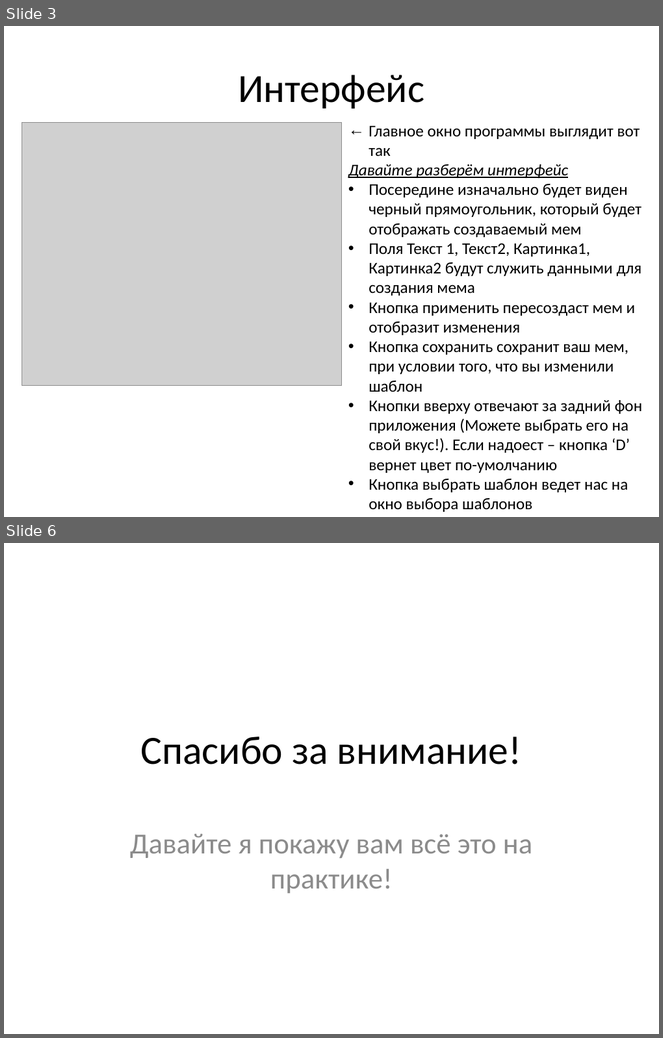
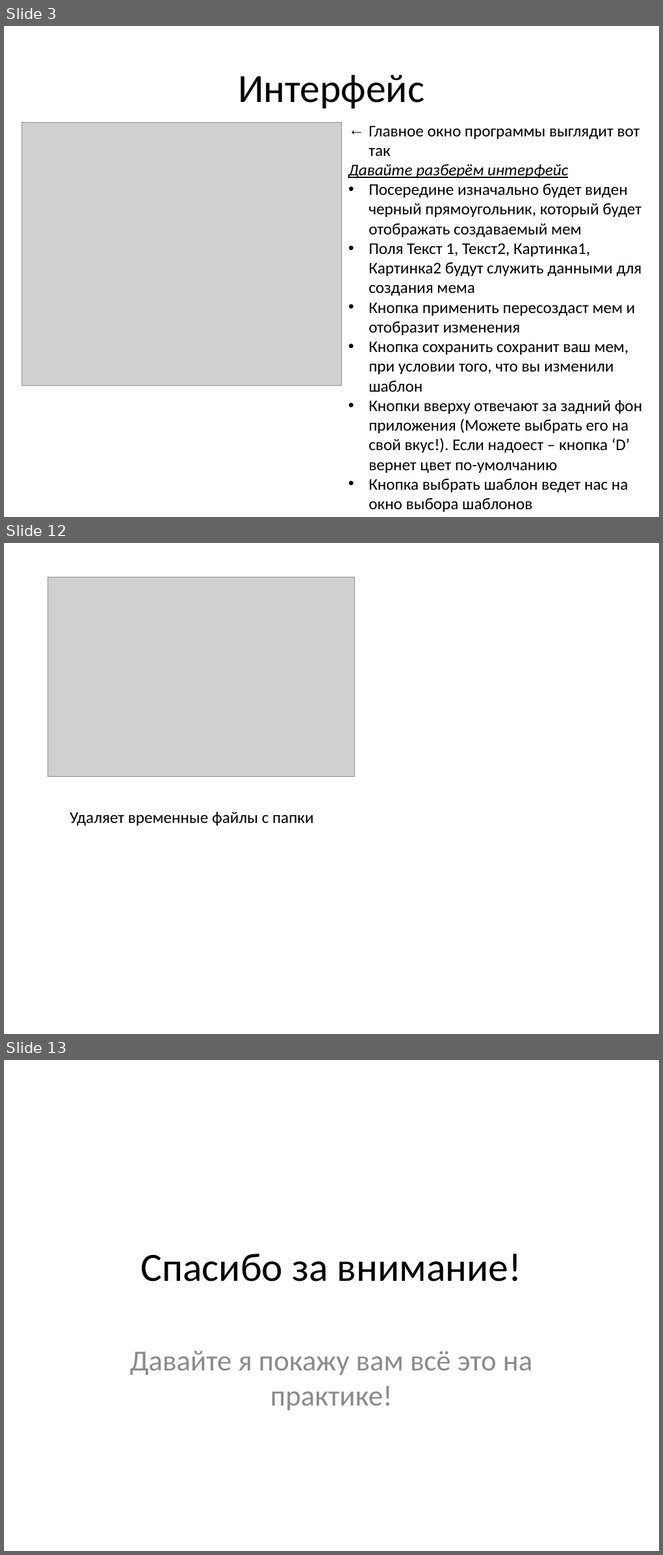
Before and after one commit to nelttjen/PyQT_project, a slide deck: PyQT_present.pptx. Shown one above the other, each under a label of ours: slides 3 and 6 before the commit, slides 3, 12 and 13 after it; the slides between them are not shown. The pictures are 663x1038 and 663x1555 pixels, drawn with LibreOffice and Linux fonts; fonts in the diff are those of the drawing; grey boxes stand for pictures. Boxes give left, top, right and bottom in pixels: in the first picture for what was removed or moved away, otherwise in the second. Text is boxed around its words. In the diff, an @@ line names an element or a change of style, - is before the commit and + after.

```diff
--- a/PyQT_present.pptx
+++ b/PyQT_present.pptx
@@ slide 12 added at [4,543,659,1034], background #FFFFFF @@
@@ picture added at [48,577,355,776] @@
@@ text added at [70,812,314,826], 18 pt, text #000000 @@
+Удаляет временные файлы с папки
@@ what was slide 6 is now slide 13 @@
```
Also in this commit, not shown: 3 slides changed, 6 other slides added, 5 other files.
